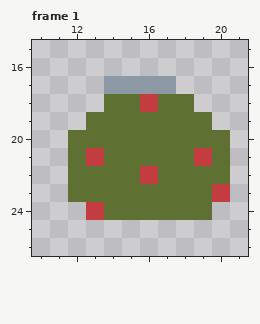
A pixel-art file gets an edit: Assets/Sprites/Resources.aseprite. This is how it looked before the edit.
32x32 pixels, 3 frames. Shown: frame 1: x 10..21, y 15..26. The commit also changed other frames, which this record leaves out.
Now the later version:
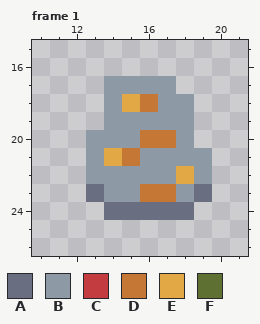
Palette (. is transparent): A #696f80  B #8d99a4  C #c33c40  D #c57835  E #e1a845  F #5f7132
Change:
layer "Boulder" now hidden
layer "Iron Ore" now shown
layer "Bush" now hidden
layer "Copper Ore" added
--- frame 1
@@ x 10..21 @@
 17 ....BBBB....
-18 ....FFCFF...
-19 ...FFFFFFF..
-20 ..FFFFFFFFF.
-21 ..FCFFFFFCF.
-22 ..FFFFCFFFF.
-23 ..FFFFFFFFC.
-24 ...CFFFFFF..
+18 ....BEDBB...
+19 ....BBBBB...
+20 ...BBBDDB...
+21 ...BEDBBBB..
+22 ...BBBBBEB..
+23 ...ABBDDBA..
+24 ....AAAAA...
 25 ............
Boxes around the changes in both pictures, in picture pixels (x1, y1, x2, y2):
changed: (68, 94, 230, 220)
